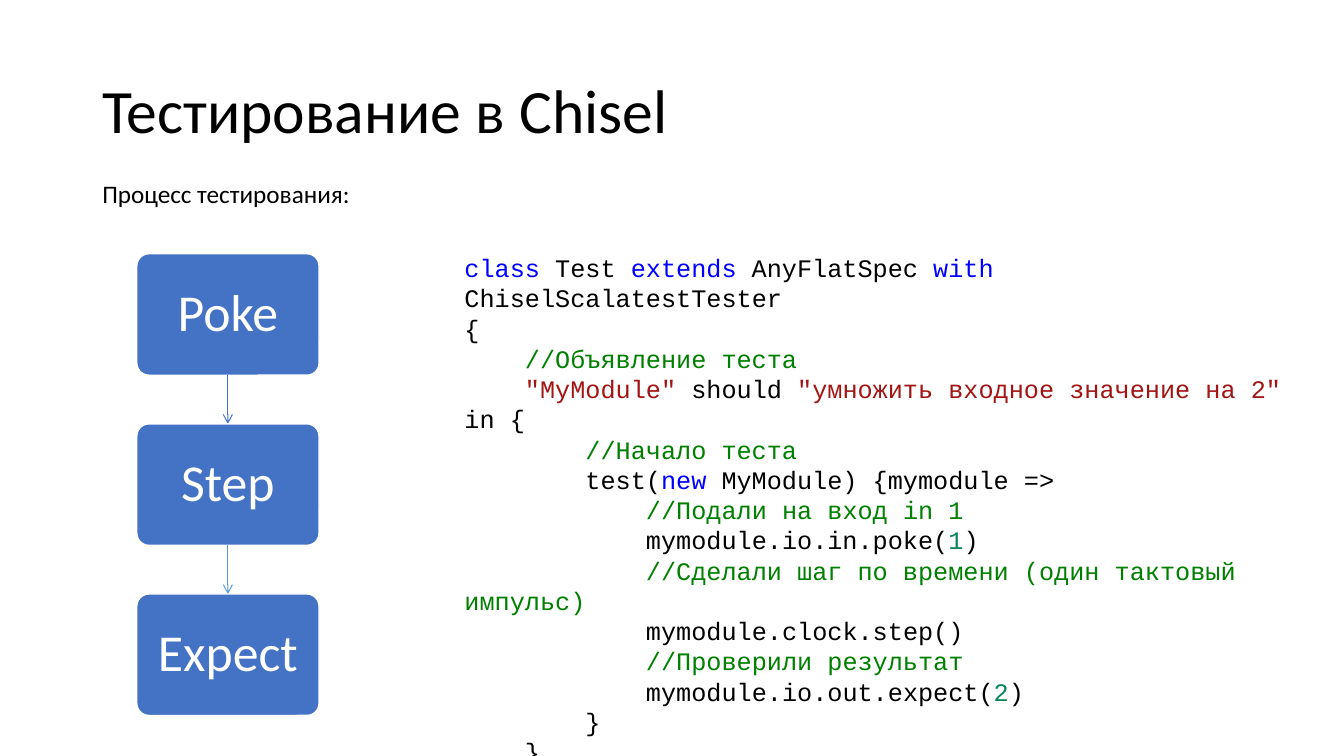
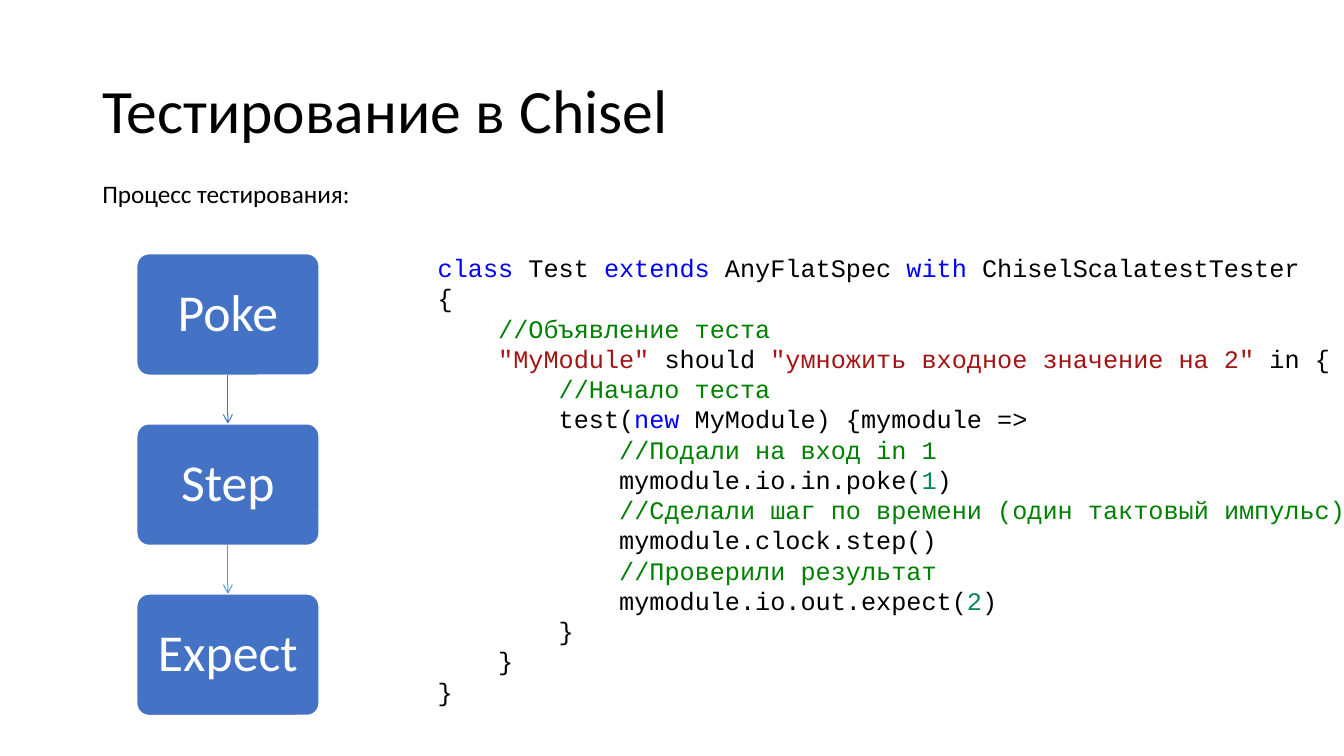
Before and after one commit to Asevulon/Maga_Tests_Chisel, a slide deck: slide 5 of Тестрирование на чизеле.pptx. Drawn at 1344x756 pixels with LibreOffice and Linux fonts; fonts in the diff are those of the drawing. Boxes give left, top, right and bottom in pixels: in the first picture for what was removed or moved away, otherwise in the second. Text is boxed around its words. In the diff, an @@ line names an element or a change of style, - is before the commit and + after.

Commit message:
123

```diff
--- a/Тестрирование на чизеле.pptx
+++ b/Тестрирование на чизеле.pptx
@@ text "class Test extends AnyFlatSpec with ..." rewrapped from box(464, 259, 1281, 707) to box(438, 259, 1344, 616) @@
```
